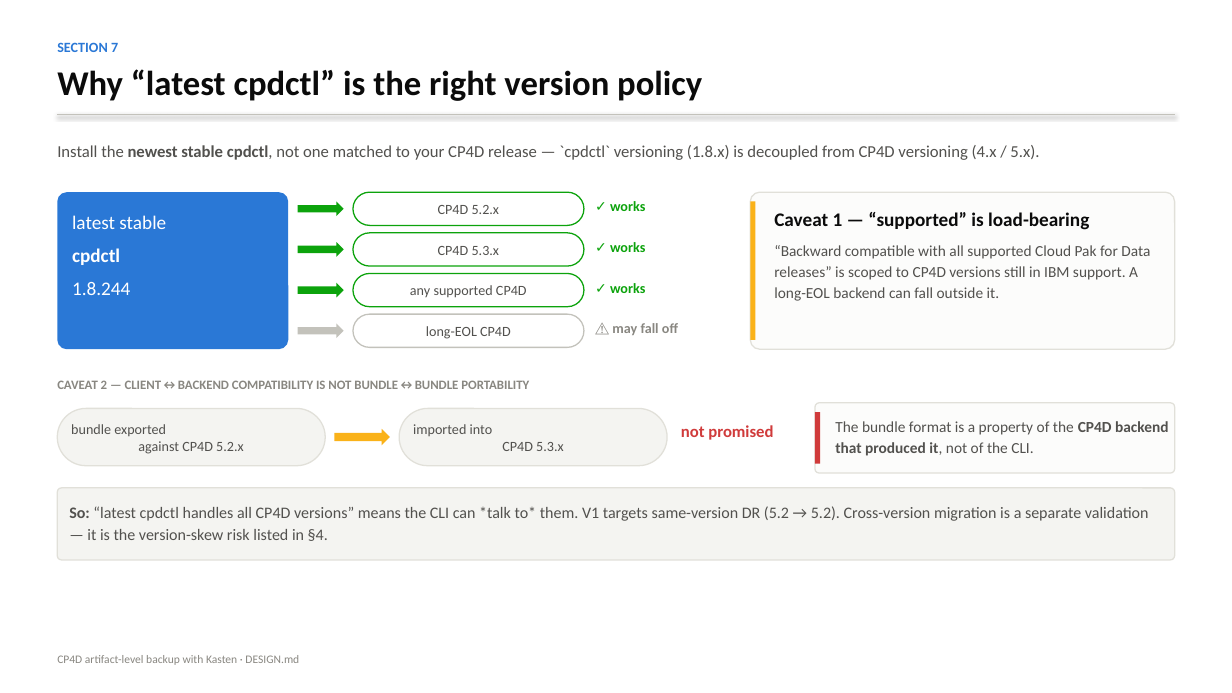
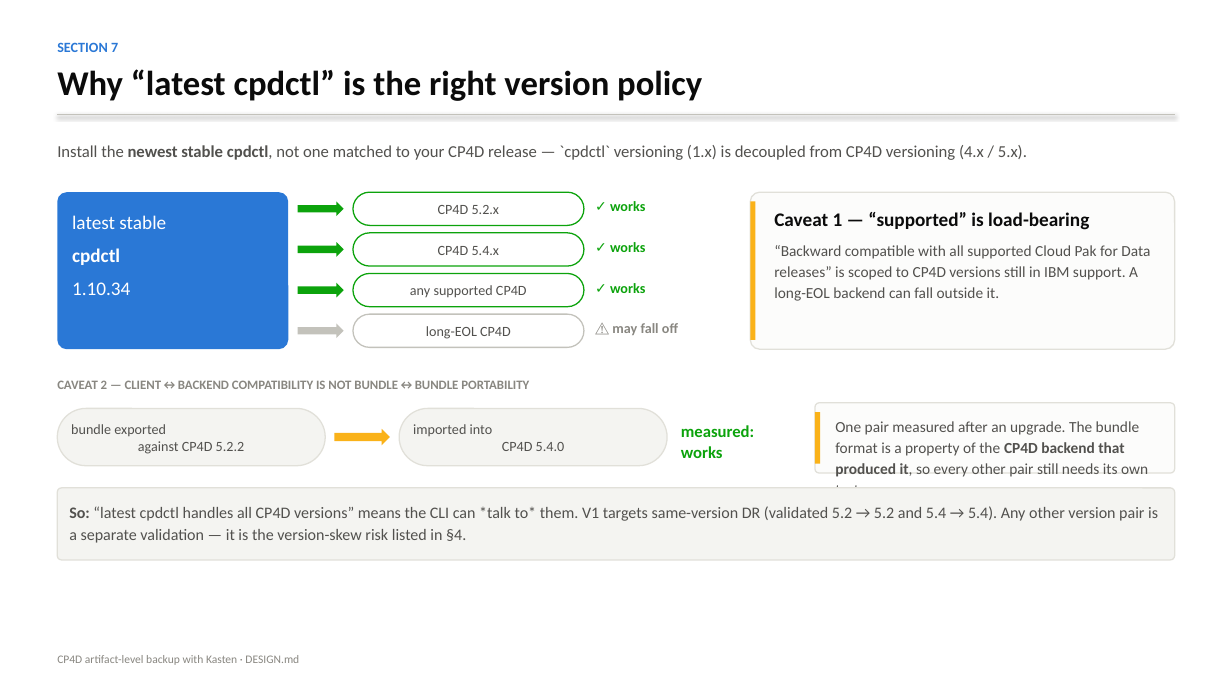
Before and after one commit to kastenhq/blueprint-ai, a slide deck: slide 8 of cp4d-example/DESIGN.pptx. Drawn at 1232x693 pixels with LibreOffice and Linux fonts; fonts in the diff are those of the drawing. Boxes give left, top, right and bottom in pixels: in the first picture for what was removed or moved away, otherwise in the second. Text is boxed around its words. In the diff, an @@ line names an element or a change of style, - is before the commit and + after.

```diff
--- a/cp4d-example/DESIGN.pptx
+++ b/cp4d-example/DESIGN.pptx
@@ text at [57,145,1027,160]: text changed @@
-Install the newest stable cpdctl, not one matched to your CP4D release — `cpdctl` versioning (1.8.x) is decoupled from CP4D versioning (4.x / 5.x).
+Install the newest stable cpdctl, not one matched to your CP4D release — `cpdctl` versioning (1.x) is decoupled from CP4D versioning (4.x / 5.x).
@@ text in rounded rectangle at [438,246,500,255]: text changed @@
-CP4D 5.3.x
+CP4D 5.4.x
@@ text at [72,282,130,295]: text changed @@
-1.8.244
+1.10.34
@@ rectangle at [815,412,821,464]: fill #D03B3B to #FAB219 @@
@@ text in rounded rectangle at [71,424,245,454]: text changed @@
-bundle exported
-against CP4D 5.2.x
+bundle exported
+against CP4D 5.2.2
@@ text in rounded rectangle at [413,424,565,451]: text changed @@
-imported into
-CP4D 5.3.x
+imported into
+CP4D 5.4.0
@@ text at [681,425,754,458]: text changed; text colour #D03B3B to #0CA30C @@
-not promised
+measured: works
@@ text at [835,421,1148,487]: text changed @@
-The bundle format is a property of the CP4D backend that produced it, not of the CLI.
+One pair measured after an upgrade. The bundle format is a property of the CP4D backend that produced it, so every other pair still needs its own test.
@@ text at [69,506,1158,543]: text changed @@
-So: “latest cpdctl handles all CP4D versions” means the CLI can *talk to* them. V1 targets same-version DR (5.2 → 5.2). Cross-version migration is a separate validation — it is the version-skew risk listed in §4.
+So: “latest cpdctl handles all CP4D versions” means the CLI can *talk to* them. V1 targets same-version DR (validated 5.2 → 5.2 and 5.4 → 5.4). Any other version pair is a separate validation — it is the version-skew risk listed in §4.
```
Also in this commit, not shown: 2 other slides changed, 16 other files.
